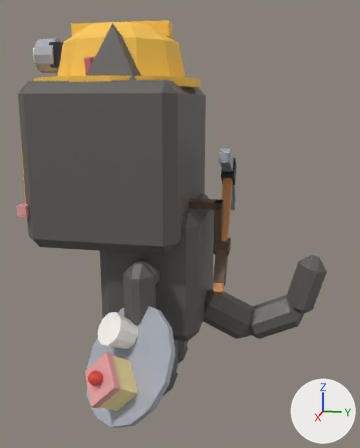
Renders of the FBX model assets/cat-cafe/exports/CatCafe_Cat_Lantern_Work.fbx from each side of a commit.
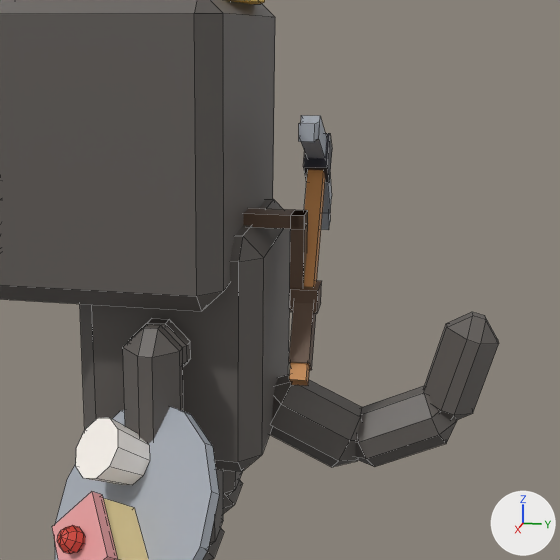
Old and new are each drawn whole from a camera (50 mm lens) standing at (0.02631, 0.00577, 0.0158) and looking at (0.00084, 0.00067, 0.00943) and again close up on the part from 16% to 100% of the width and 19% to 87% of the height. Every picture has the same lights, and +X, +Y and +Z are marked at lower right. The last two pictures show the newer version. The close-ups show mesh edges as thin lines. Where no turn or scale is listed for an object, it has been applied to the vertices.

Before the edit, the objects in view are built like this:
```python
me_catcafe_cat_lantern_work_head = bpy.data.meshes.new('CatCafe_Cat_Lantern_Work_Head')
me_catcafe_cat_lantern_work_head.from_pydata(...)  # 96 vertices, 80 faces; spans x -0.00475..0.00475, y -0.00594..0.00219, z -0.00095..0.00703
me_catcafe_cat_lantern_work_head.materials.append(mat_catcafe_palette)
me_catcafe_cat_lantern_work_legb1 = bpy.data.meshes.new('CatCafe_Cat_Lantern_Work_LegB1')
me_catcafe_cat_lantern_work_legb1.from_pydata(...)  # 40 vertices, 44 faces; spans x -0.00128..0.00128, y -0.00209..0.00114, z -0.00418..0.0
me_catcafe_cat_lantern_work_legb1.materials.append(mat_catcafe_palette)
me_catcafe_cat_lantern_work_tail = bpy.data.meshes.new('CatCafe_Cat_Lantern_Work_Tail')
me_catcafe_cat_lantern_work_tail.from_pydata(...)  # 72 vertices, 78 faces; spans x -0.00095..0.00095, y -0.00042..0.00656, z -0.00195..0.00308
me_catcafe_cat_lantern_work_tail.materials.append(mat_catcafe_palette)
ob_catcafe_cat_lantern_work_head = bpy.data.objects.new('CatCafe_Cat_Lantern_Work_Head', me_catcafe_cat_lantern_work_head)
ob_catcafe_cat_lantern_work_head.location = (0.0, -0.00095, 0.00969)
ob_catcafe_cat_lantern_work_legb1 = bpy.data.objects.new('CatCafe_Cat_Lantern_Work_LegB1', me_catcafe_cat_lantern_work_legb1)
ob_catcafe_cat_lantern_work_legb1.location = (0.00162, -0.00057, 0.00418)
ob_catcafe_cat_lantern_work_tail = bpy.data.objects.new('CatCafe_Cat_Lantern_Work_Tail', me_catcafe_cat_lantern_work_tail)
ob_catcafe_cat_lantern_work_tail.location = (0.0, 0.0019, 0.00475)
# also in view: 'CatCafe_Cat_Lantern_Work_LegF1' at (0.00451, -0.00066, 0.00606); 'CatCafe_Cat_Lantern_Work_Held_Waiter' at (0.00616, -0.00077, 0.00393); 'CatCafe_Cat_Lantern_Work_Prop2' at (-0.00064, 0.00207, 0.00978); 'CatCafe_Cat_Lantern_Work_LegB2' at (-0.00162, -0.00104, 0.00209); 'CatCafe_Cat_Lantern_Work_Body' at (0.0, -0.00076, 0.00703)
```
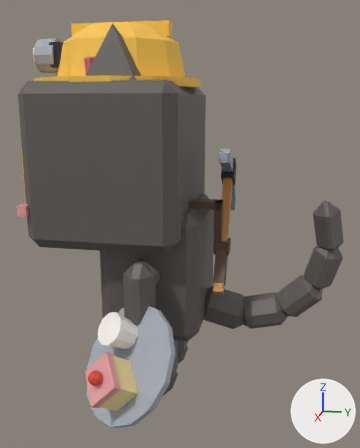
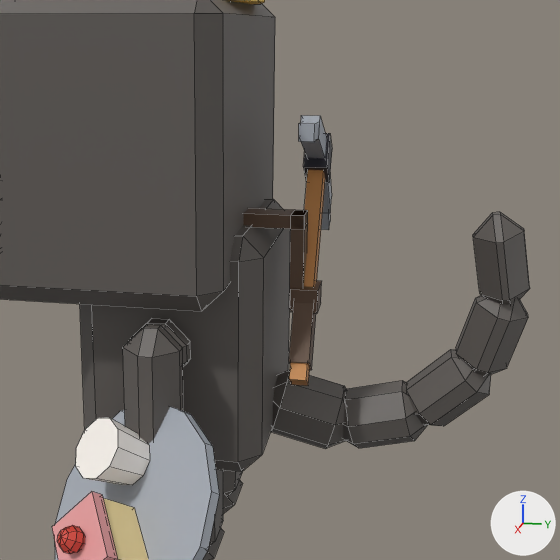
What differs and where, as boxes (x1, y1, x2, y2) in the close-ups (560 x 560 px):
'CatCafe_Cat_Lantern_Work_Tail', reshaped (13% wider, 53% taller): before (269, 312, 499, 467); after (271, 212, 530, 449)
part 1 of me_catcafe_cat_lantern_work_tail, rebuilt (18% narrower, 15% shorter): before (269, 374, 361, 467); after (271, 370, 346, 449)
part 2 of me_catcafe_cat_lantern_work_tail, rebuilt (17% narrower, 16% shorter): before (356, 386, 457, 467); after (343, 380, 427, 448)
part 3 of me_catcafe_cat_lantern_work_tail, rebuilt (13% wider, 28% shorter): before (424, 312, 499, 420); after (406, 349, 491, 426)
part 4 of me_catcafe_cat_lantern_work_tail, added: after (456, 295, 528, 376)
part 5 of me_catcafe_cat_lantern_work_tail, added: after (473, 212, 530, 304)

The change, as a list of edits to the scene's bpy script:
```text
Change me_catcafe_cat_lantern_work_tail:
    used by ob_catcafe_cat_lantern_work_tail; location = (0.0, 0.0019, 0.00475)
    remove me_catcafe_cat_lantern_work_tail.from_pydata(...)  # 72 vertices, 78 faces; spans x -0.00095..0.00095, y -0.00042..0.00656, z -0.00195..0.00308
    add me_catcafe_cat_lantern_work_tail.from_pydata(...)  # 120 vertices, 130 faces; spans x -0.00109..0.00166, y -0.00037..0.00724, z -0.00148..0.00628
    me_catcafe_cat_lantern_work_tail part 1: the loose piece of 24 vertices spanning x -0.00095..0.00095, y -0.00042..0.003, z -0.00195..0.00074 is rebuilt with 24 vertices and now spans x -0.00109..0.00099, y -0.00037..0.00258, z -0.00148..0.0009
    me_catcafe_cat_lantern_work_tail part 2: the loose piece of 24 vertices spanning x -0.00086..0.00085, y 0.0022..0.00554, z -0.00186..0.00065 is rebuilt with 24 vertices and now spans x -0.00101..0.0009, y 0.00185..0.00476, z -0.0014..0.00082
    me_catcafe_cat_lantern_work_tail part 3: the loose piece of 24 vertices spanning x -0.00076..0.00076, y 0.00451..0.00656, z -0.00032..0.00308 is rebuilt with 24 vertices and now spans x -0.00079..0.00107, y 0.00404..0.00639, z -0.00041..0.00199
    me_catcafe_cat_lantern_work_tail part 4: a new loose piece of 24 vertices spanning x -0.0004..0.00135, y 0.00538..0.00724, z 0.00125..0.0041, in mat_catcafe_palette
    me_catcafe_cat_lantern_work_tail part 5: a new loose piece of 24 vertices spanning x 0.00005..0.00166, y 0.00561..0.00721, z 0.00345..0.00628, in mat_catcafe_palette
```
